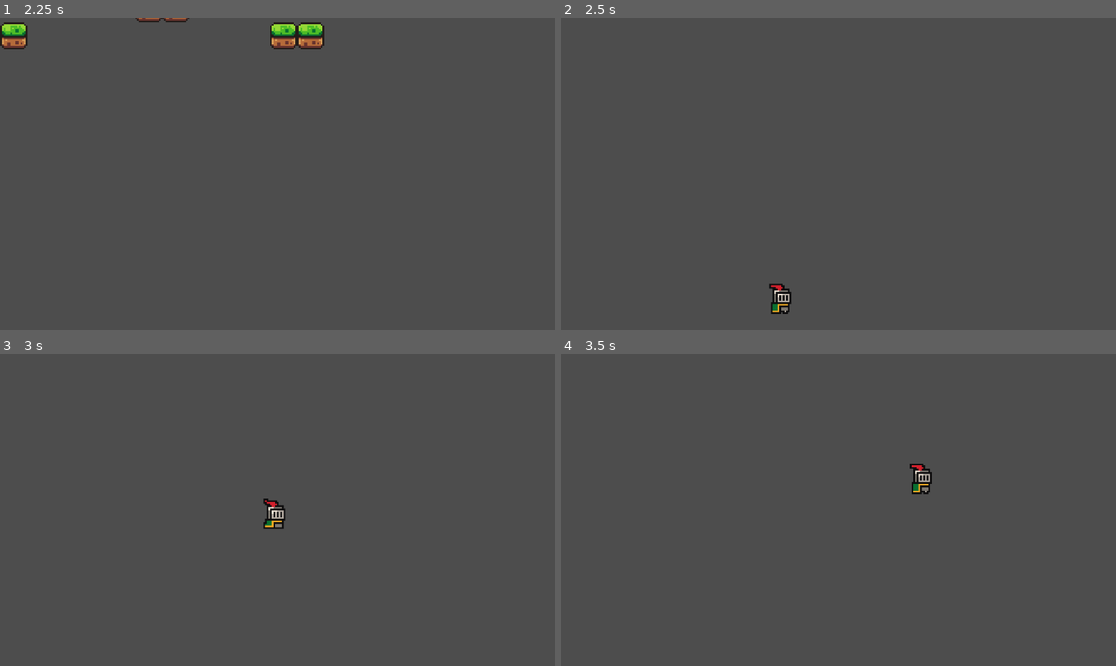
Above: before the commit, frames 1-4 (two rows, left to right).
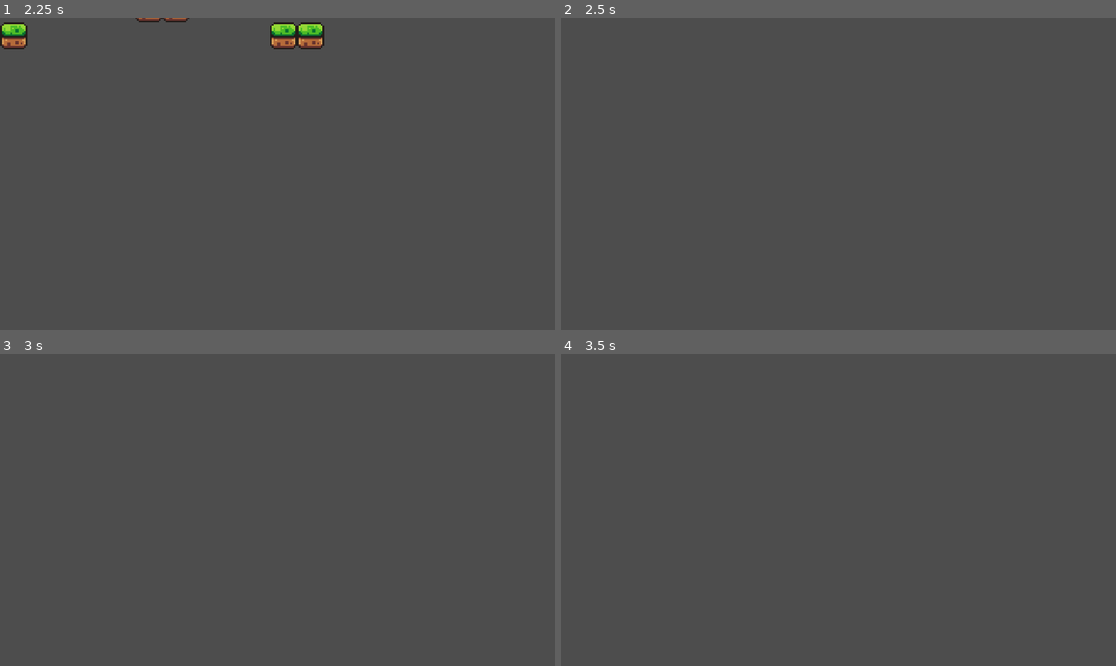
Above: after the commit, the same moments.

Repository: marin-dedvukaj/PeopleOfEarth
Game: Godot game, scene res://scenes/game.tscn
The game is run twice, just before and just after one commit, with the same random seed, the same clock (stepped at 60 frames per second) and the same inputs.
Inputs:
- Up to frame 1 (2.25 s): hold D (move_right) 0.53-2.03 s; tap W (jump) at 0.77, 1.52 s; hold A (move_left) from 2.03 s (still down)
- Up to frame 2 (2.5 s): keep holding A (move_left)
- Up to frame 3 (3 s): release A (move_left) at 2.78 s; hold D (move_right) from 2.78 s (still down)
- Up to frame 4 (3.5 s): keep holding D (move_right); tap W (jump) at 3.02 s

Frame 1 is identical in both runs. In frame 2, 0.3% of the frame differs, in the area x 37-42%, y 85-95%; in frame 3, 0.3%; in frame 4, 0.3%.

Commit message:
Add checkpoint scene and implement roll action with deadzone

Diff:
--- a/peopleofearth/project.godot
+++ b/peopleofearth/project.godot
@@ -32,6 +32,10 @@
 "events": [Object(InputEventKey,"resource_local_to_scene":false,"resource_name":"","device":0,"window_id":0,"alt_presse …(189 unchanged characters)…
 ]
 }
+roll={
+"deadzone": 0.5,
+"events": []
+}
 
 [rendering]
 
--- /dev/null
+++ b/peopleofearth/scenes/checkpoint.tscn
@@ -0,0 +1,10 @@
+[gd_scene load_steps=2 format=3 uid="uid://bh5sfa1orgdth"]
+
+[sub_resource type="RectangleShape2D" id="RectangleShape2D_5l4hf"]
+
+[node name="checkpoint" type="Node2D"]
+
+[node name="Area2D" type="Area2D" parent="."]
+
+[node name="CollisionShape2D" type="CollisionShape2D" parent="Area2D"]
+shape = SubResource("RectangleShape2D_5l4hf")
--- a/peopleofearth/scenes/game.tscn
+++ b/peopleofearth/scenes/game.tscn
@@ -196,8 +196,8 @@
 script = ExtResource("3_hen5n")
 target = NodePath("../player")
 
-[node name="StaticBody2D" type="StaticBody2D" parent="."]
-
-[node name="CollisionShape2D" type="CollisionShape2D" parent="StaticBody2D"]
-position = Vector2(4, 251)
-shape = SubResource("WorldBoundaryShape2D_qix7l")
+[node name="Area2D" type="Area2D" parent="."]
+position = Vector2(8, 269)
+
+[node name="CollisionShape2D" type="CollisionShape2D" parent="Area2D"]
+shape = SubResource("WorldBoundaryShape2D_7n0x0")
Not shown: 1 places in peopleofearth/scenes/game.tscn that only renumber resources
